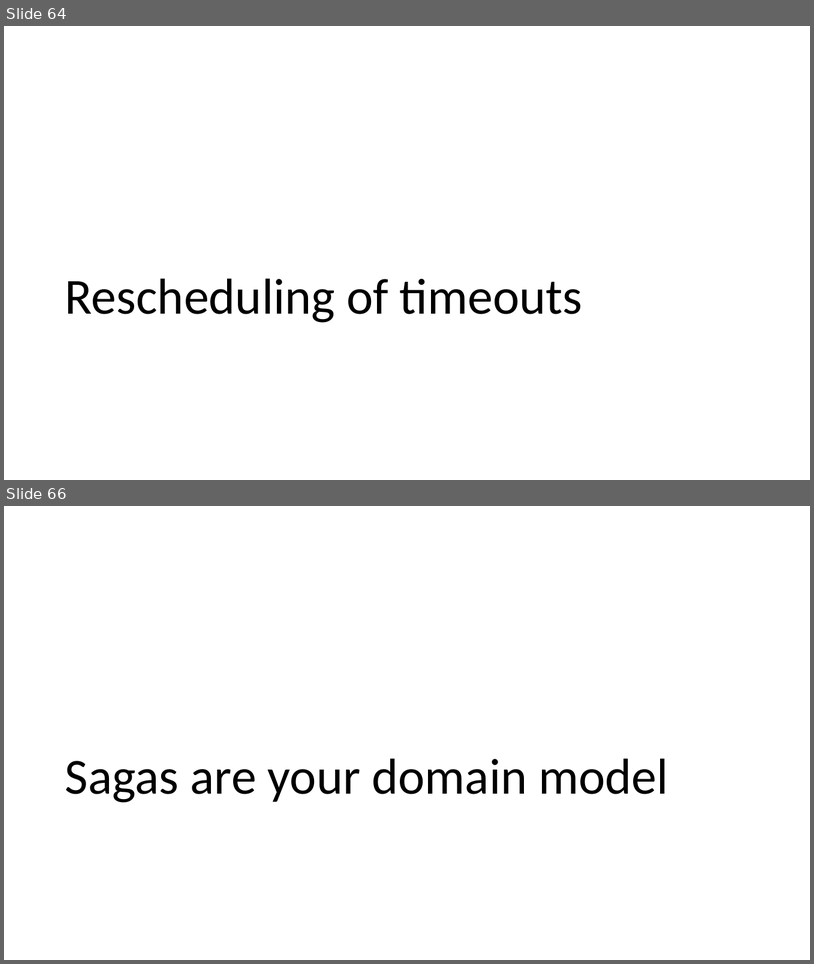
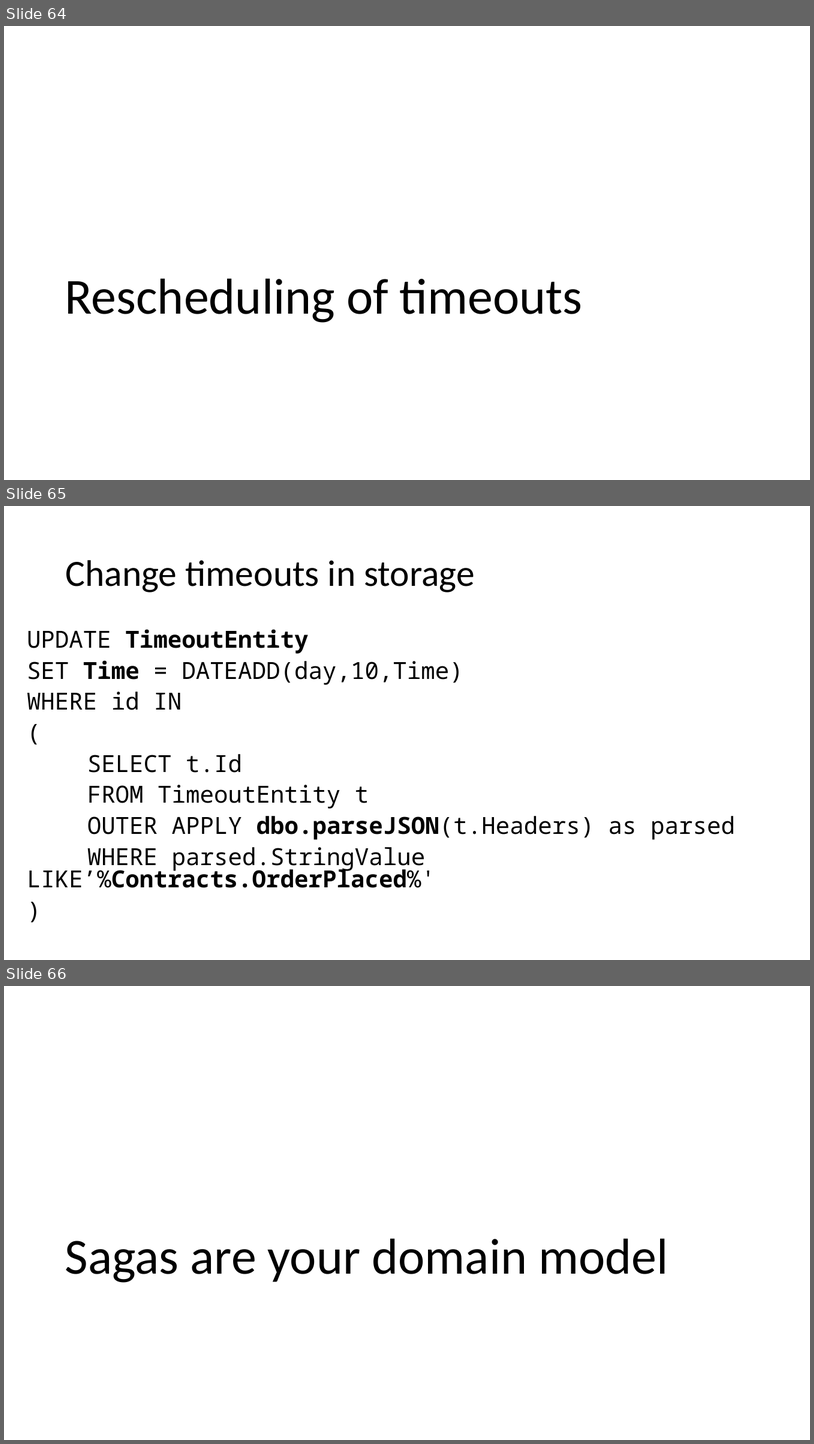
Before and after one commit to Particular/SagaMasterClass, a slide deck: SagaMasterClass.pptx. Shown one above the other, each under a label of ours: slides 64 and 66 before the commit, slides 64, 65 and 66 after it; the slides between them are not shown. The pictures are 814x964 and 814x1444 pixels, drawn with LibreOffice and Linux fonts; fonts in the diff are those of the drawing. Boxes give left, top, right and bottom in pixels: in the first picture for what was removed or moved away, otherwise in the second. Text is boxed around its words. In the diff, an @@ line names an element or a change of style, - is before the commit and + after.

```diff
--- a/SagaMasterClass.pptx
+++ b/SagaMasterClass.pptx
@@ slide 65 added at [4, 506, 810, 960], background #FFFFFF @@
@@ title added at [65, 560, 475, 592], 44 pt, text #000000 @@
+Change timeouts in storage
@@ text added at [27, 629, 735, 888], 28 pt, text #000000 @@
+UPDATE TimeoutEntity
+SET Time = DATEADD(day,10,Time)
+WHERE id IN
+(
+SELECT t.Id
+FROM TimeoutEntity t
+OUTER APPLY dbo.parseJSON(t.Headers) as parsed
+WHERE parsed.StringValue LIKE’%Contracts.OrderPlaced%'
+)
```
Also in this commit, not shown: 7 slides changed, 1 other slide added, 2 slides removed.
